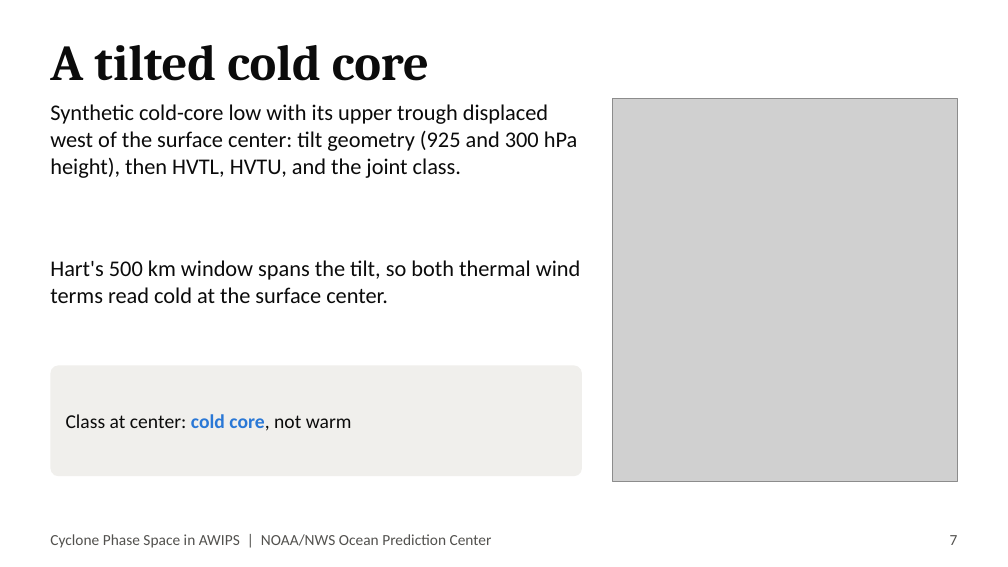
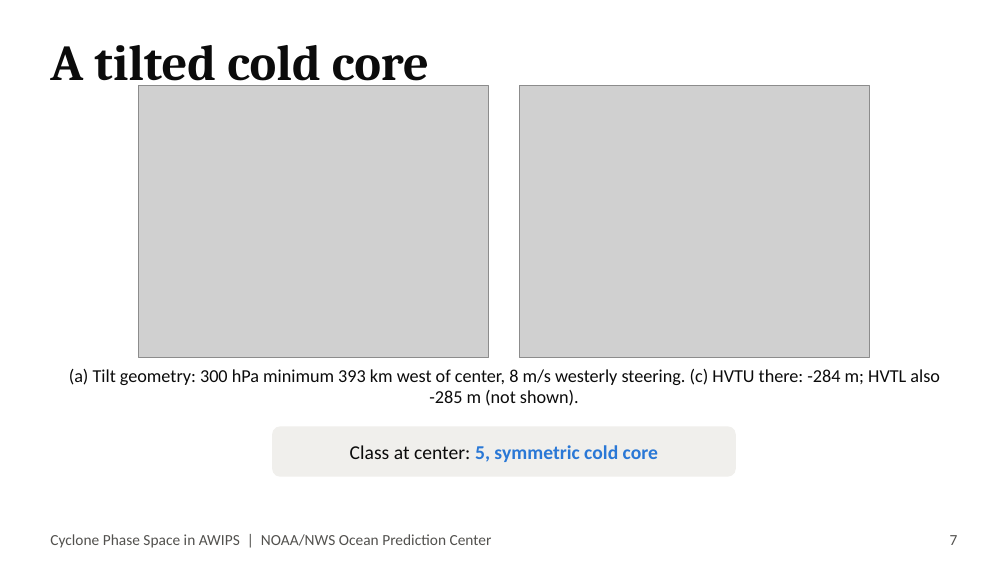
Before and after one commit to jkrek17/awips-tools, a slide deck: slide 7 of D2D/docs/TALK.pptx. Drawn at 1008x567 pixels with LibreOffice and Linux fonts; fonts in the diff are those of the drawing; grey boxes stand for pictures. Boxes give left, top, right and bottom in pixels: in the first picture for what was removed or moved away, otherwise in the second. Text is boxed around its words. In the diff, an @@ line names an element or a change of style, - is before the commit and + after.

```diff
--- a/D2D/docs/TALK.pptx
+++ b/D2D/docs/TALK.pptx
@@ picture added at (139,86,489,358) @@
@@ picture added at (519,86,869,358) @@
@@ text removed at (50,104,577,178) @@
-Synthetic cold-core low with its upper trough displaced west of the surface center: tilt geometry (925 and 300 hPa height), then HVTL, HVTU, and the joint class.
@@ picture removed at (612,98,958,481) @@
@@ text removed at (50,260,581,303) @@
-Hart's 500 km window spans the tilt, so both thermal wind terms read cold at the surface center.
@@ text added at (69,369,940,406), 13 pt, text #0B0B0B @@
+(a) Tilt geometry: 300 hPa minimum 393 km west of center, 8 m/s westerly steering. (c) HVTU there: -284 m; HVTL also -285 m (not shown).
@@ rounded rectangle: place and size @@
-rounded rectangle at (50,365,582,476)
+rounded rectangle at (272,426,736,477)
@@ rounded rectangle at (272,426,736,477): proportions changed @@
@@ text at (350,445,658,462): text changed; text colour #0B0B0B to #2A78D6; bold on @@
-Class at center: cold core, not warm
+Class at center: 5, symmetric cold core
```
Also in this commit, not shown: 9 other slides changed, 1 other file.
